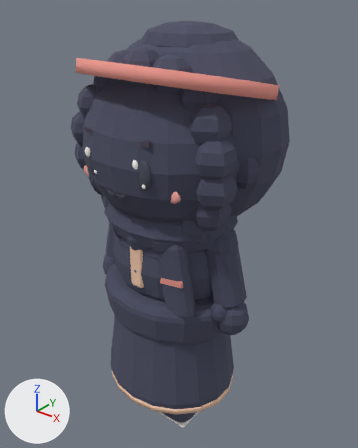
Two versions of the glTF model out/avatars/av_ayu.glb, one commit apart.
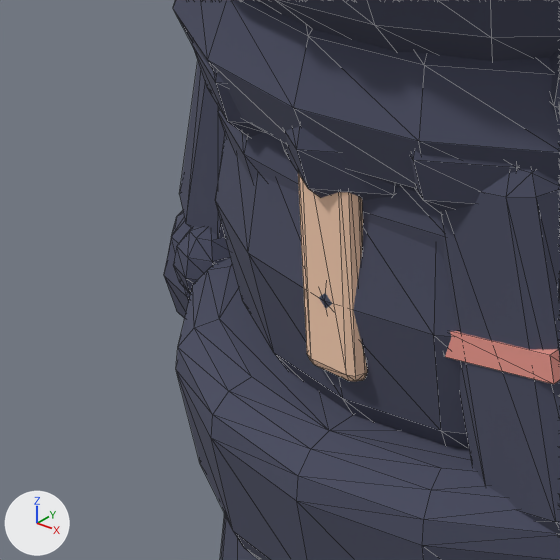
Each version is shown whole from a 50 mm camera at (0.973, -1.168, 1.459) aimed at (-0.008, 0.059, 0.699), then close up on the part from 19% to 51% of the width and 47% to 72% of the height. Lighting does not change. The marker at lower left points along +X, +Y and +Z. The older version's two pictures come first. The close-ups show mesh edges as thin lines. Where no turn or scale is listed for an object, it has been applied to the vertices.

The first close-up shows 'SM_av_ayu_acc_drape', 'SM_av_ayu_acc_drape_outline', 'SM_av_ayu_arm_r_outline', 'SM_av_ayu_hair_outline', 'SM_av_ayu_head_outline', 'SM_av_ayu_hips_outline', 'SM_av_ayu_torso', 'SM_av_ayu_torso_outline'.
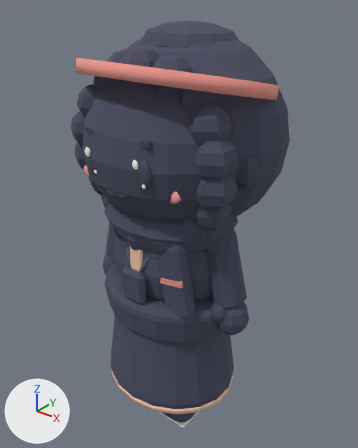
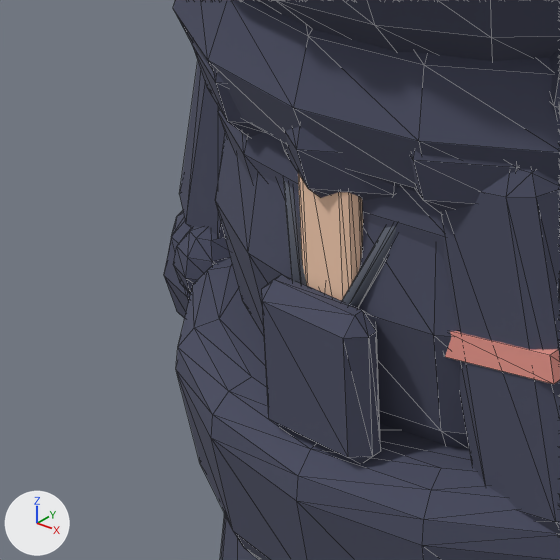
What differs and where, as boxes (x1, y1, x2, y2) in the close-ups (560 x 560 px):
'SM_av_ayu_acc_badge_outline', added: after (262, 275, 381, 463)
'SM_av_ayu_acc_badge', added: after (283, 180, 396, 308)

The change in detail:
Mesh me_sm_av_ayu_acc_badge_outline is new.
It has 24 vertices, 44 faces and spans x -0.0479..0.0479, y -0.2004..-0.1696, z 0.5121..0.6279.
It uses material mat_mat_outline (greyish blue #4b4e63).
Mesh me_sm_av_ayu_acc_badge is new.
It has 52 vertices, 88 faces and spans x -0.096..0.096, y -0.196..-0.115, z 0.52..0.793.
Faces by material slot: [44, 44].
It uses material mat_mat_charcoal (greyish blue #6b7180).
It uses material mat_mat_white (white #fbf8f3).
Object 'SM_av_ayu_acc_badge_outline' (ob_sm_av_ayu_acc_badge_outline) is new; it shows me_sm_av_ayu_acc_badge_outline.
Its location is (0.0, 0.0, 0.0).
Object 'SM_av_ayu_acc_badge' (ob_sm_av_ayu_acc_badge) is new; it shows me_sm_av_ayu_acc_badge.
Its location is (0.0, 0.0, 0.0).
